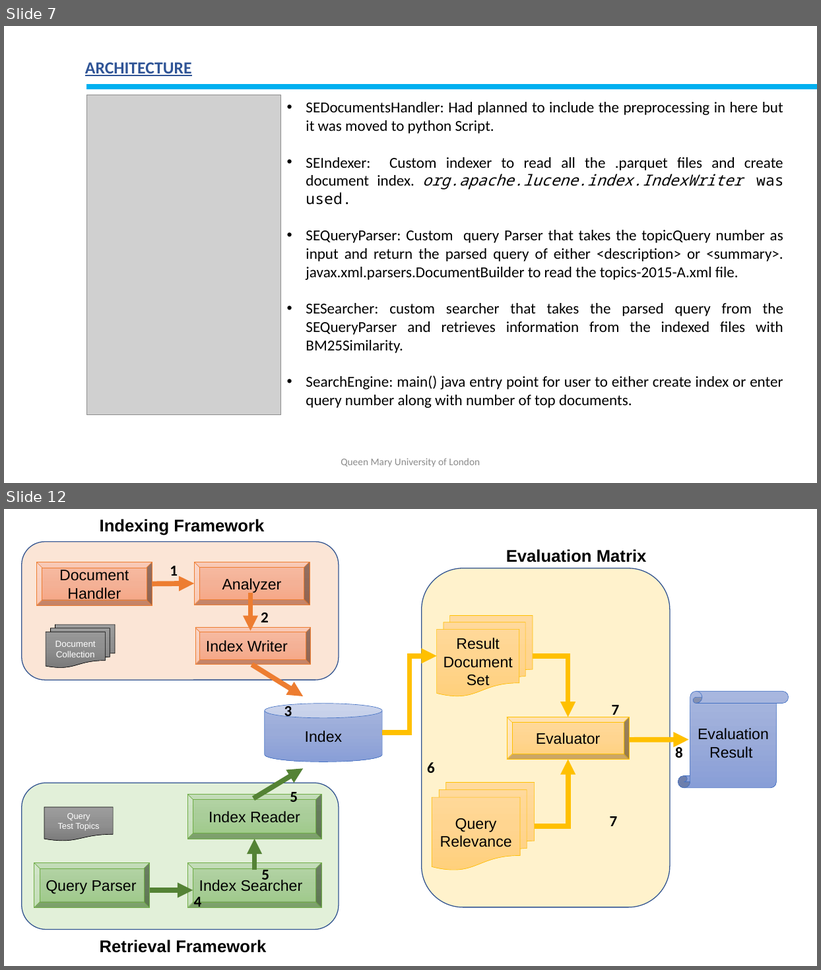
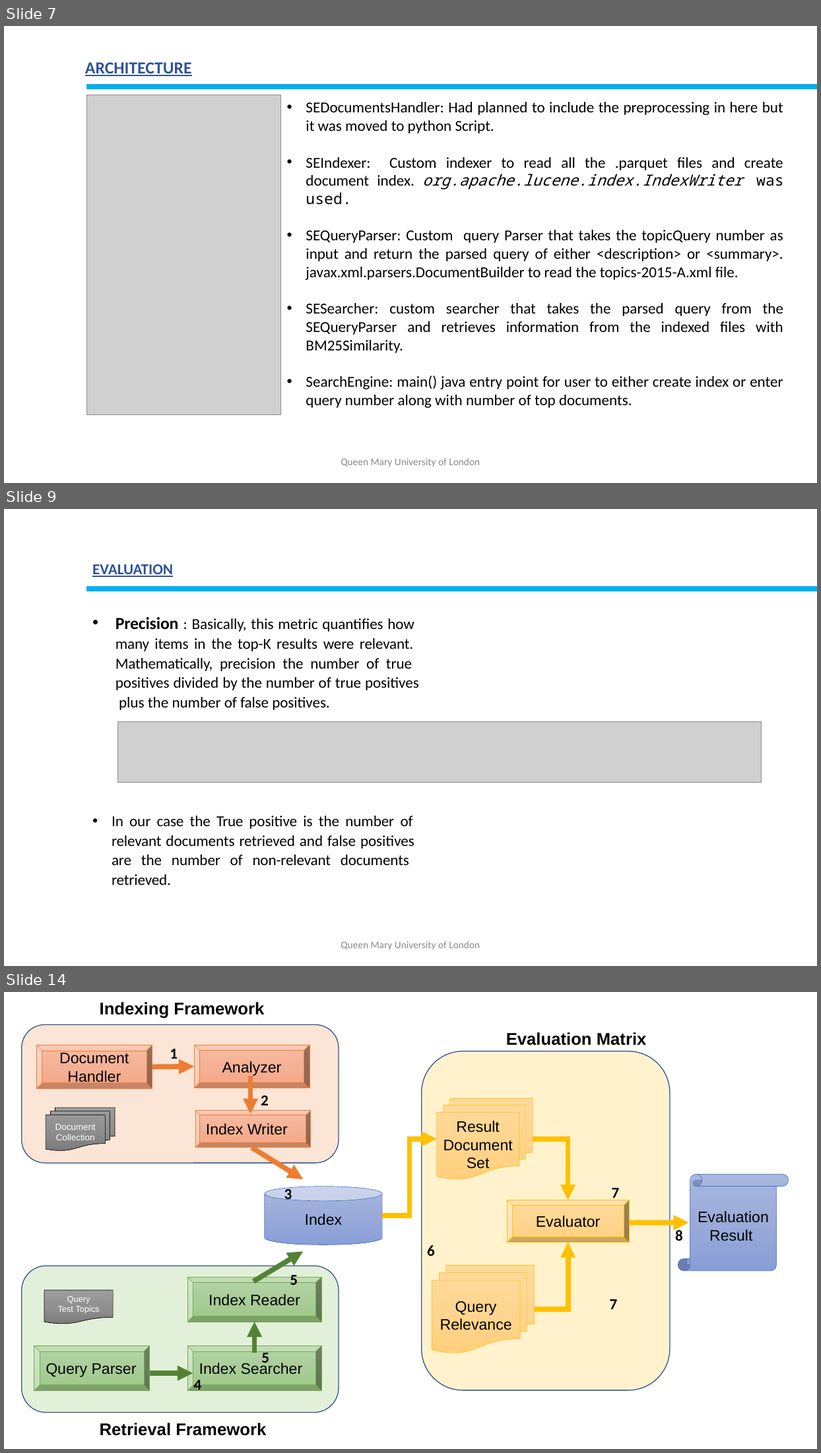
Before and after one commit to bineeta-maker/SearchEngineProject, a slide deck: data/Group51_Assg3_SearchEngineImpl.pptx. Shown one above the other, each under a label of ours: slides 7 and 12 before the commit, slides 7, 9 and 14 after it; the slides between them are not shown. The pictures are 821x970 and 821x1453 pixels, drawn with LibreOffice and Linux fonts; fonts in the diff are those of the drawing; grey boxes stand for pictures. Boxes give left, top, right and bottom in pixels: in the first picture for what was removed or moved away, otherwise in the second. Text is boxed around its words. In the diff, an @@ line names an element or a change of style, - is before the commit and + after.

```diff
--- a/data/Group51_Assg3_SearchEngineImpl.pptx
+++ b/data/Group51_Assg3_SearchEngineImpl.pptx
@@ slide 9 added at (4, 509, 817, 966), background #FFFFFF @@
@@ text added at (92, 564, 173, 577), 18 pt, text #2F5496, bold, underline @@
+EVALUATION
@@ line added from (817, 589) to (86, 589), #00B0F0 6 pt @@
@@ text added at (112, 617, 419, 885), 18 pt, text #000000 @@
+• Precision : Basically, this metric quantifies how many items in the top-K results were relevant. Mathematically, precision the number of true positives divided by the number of true positives plus the number of false positives.
+• In our case the True positive is the number of relevant documents retrieved and false positives are the number of non-relevant documents retrieved.
@@ picture added at (118, 722, 761, 783) @@
@@ text added at (341, 941, 480, 951), 12 pt, text #8C8C8C @@
+Queen Mary University of London
@@ what was slide 12 is now slide 14 @@
```
Also in this commit, not shown: 5 slides changed, 1 other slide added, 1 other file.
